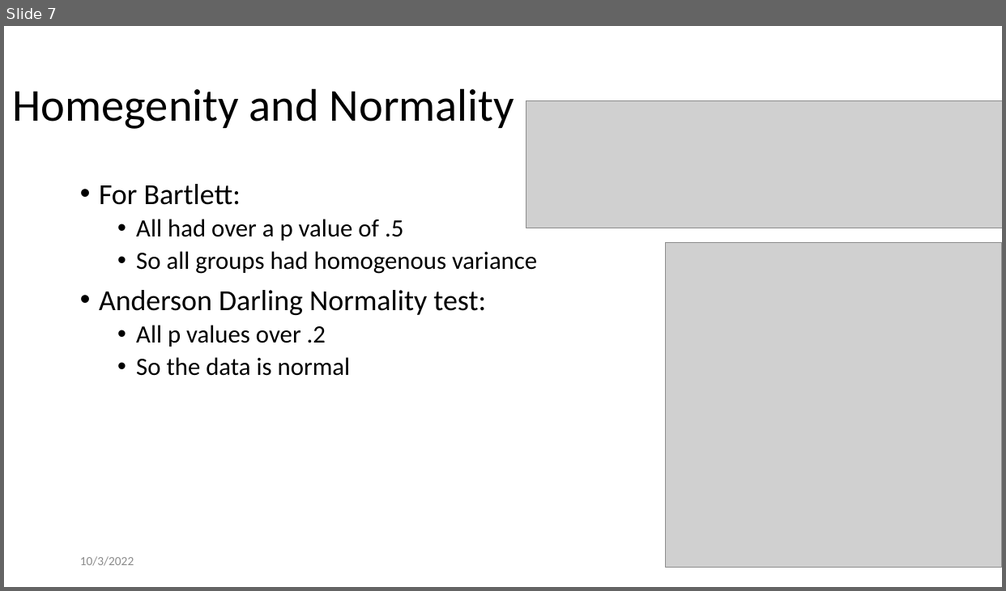
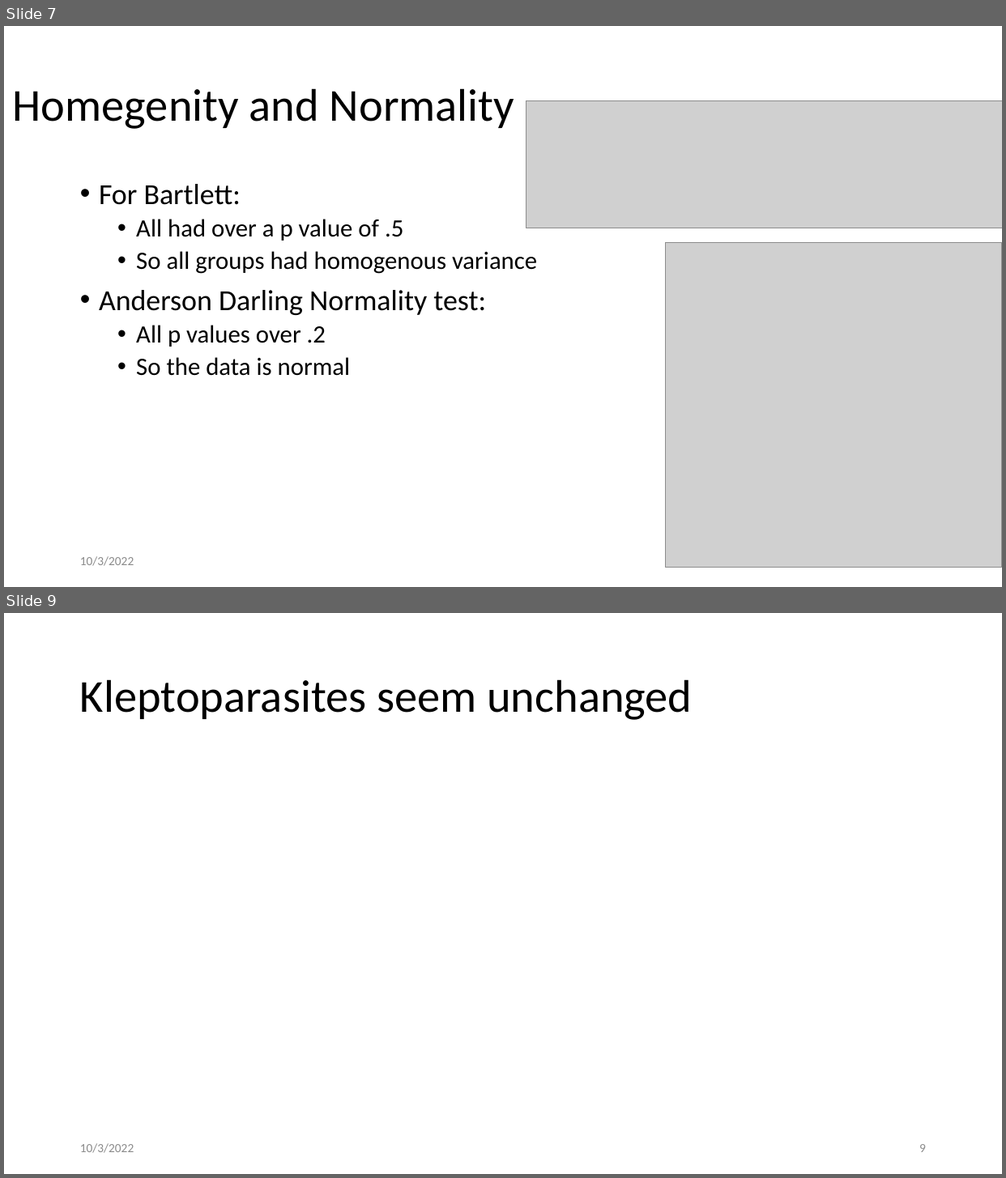
Before and after one commit to kiperry/Ohio_Bees, a slide deck: Changes I have made for local analysis.pptx. Shown one above the other, each under a label of ours: slide 7 before the commit, slides 7 and 9 after it; the slides between them are not shown. The pictures are 1006x591 and 1006x1178 pixels, drawn with LibreOffice and Linux fonts; fonts in the diff are those of the drawing; grey boxes stand for pictures; background and template pictures are left out. Boxes give left, top, right and bottom in pixels: in the first picture for what was removed or moved away, otherwise in the second. Text is boxed around its words. In the diff, an @@ line names an element or a change of style, - is before the commit and + after.

```diff
--- a/Changes I have made for local analysis.pptx
+++ b/Changes I have made for local analysis.pptx
@@ slide 9 added at [4,613,1002,1174], background picture (left out) @@
@@ title added at [80,679,692,720], 44 pt, text #000000 @@
+Kleptoparasites seem unchanged
@@ text added at [80,1144,134,1153], 12 pt, text #8C8C8C @@
+10/3/2022
@@ page number added at [919,1144,926,1152], 12 pt, text #8C8C8C @@
+9
```
Also in this commit, not shown: 1 slide changed, 6 other slides added.
